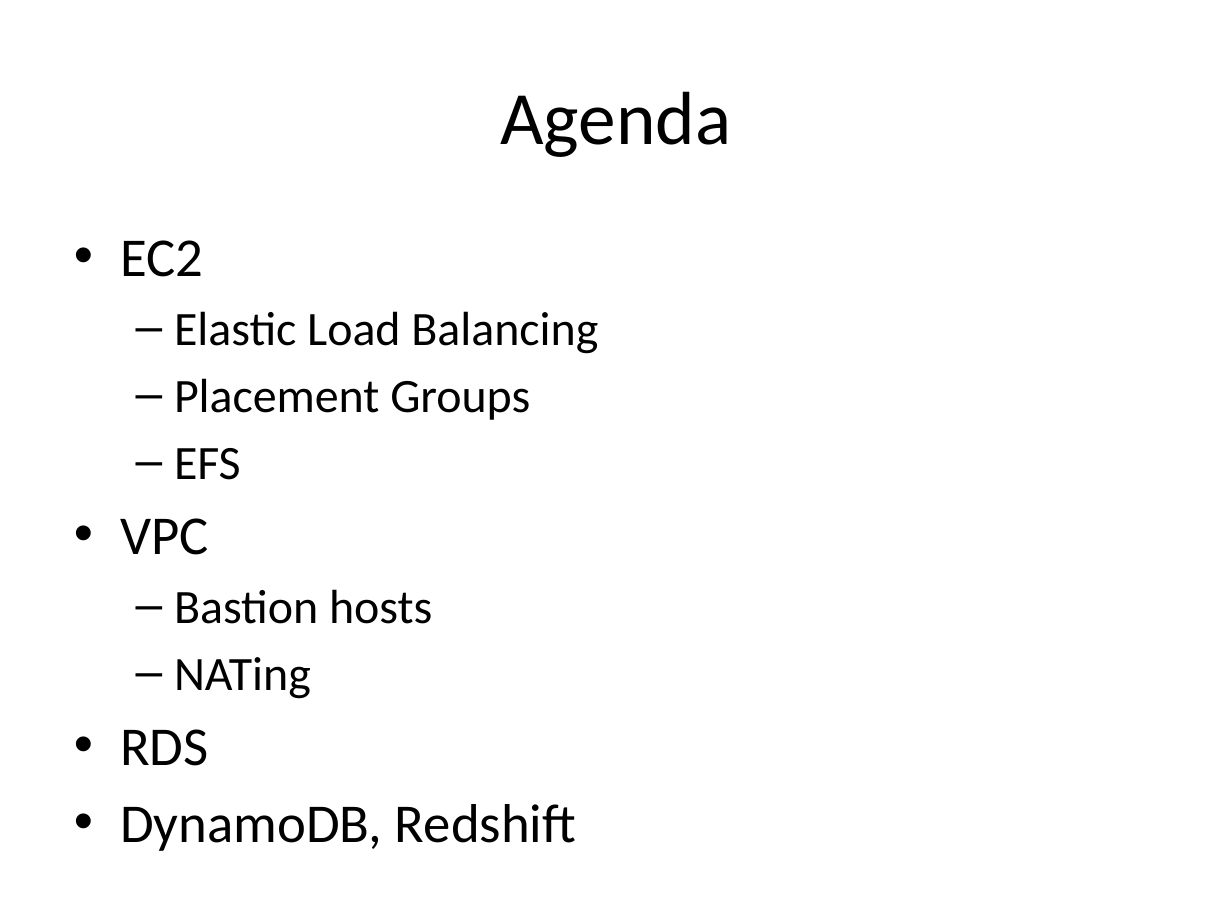
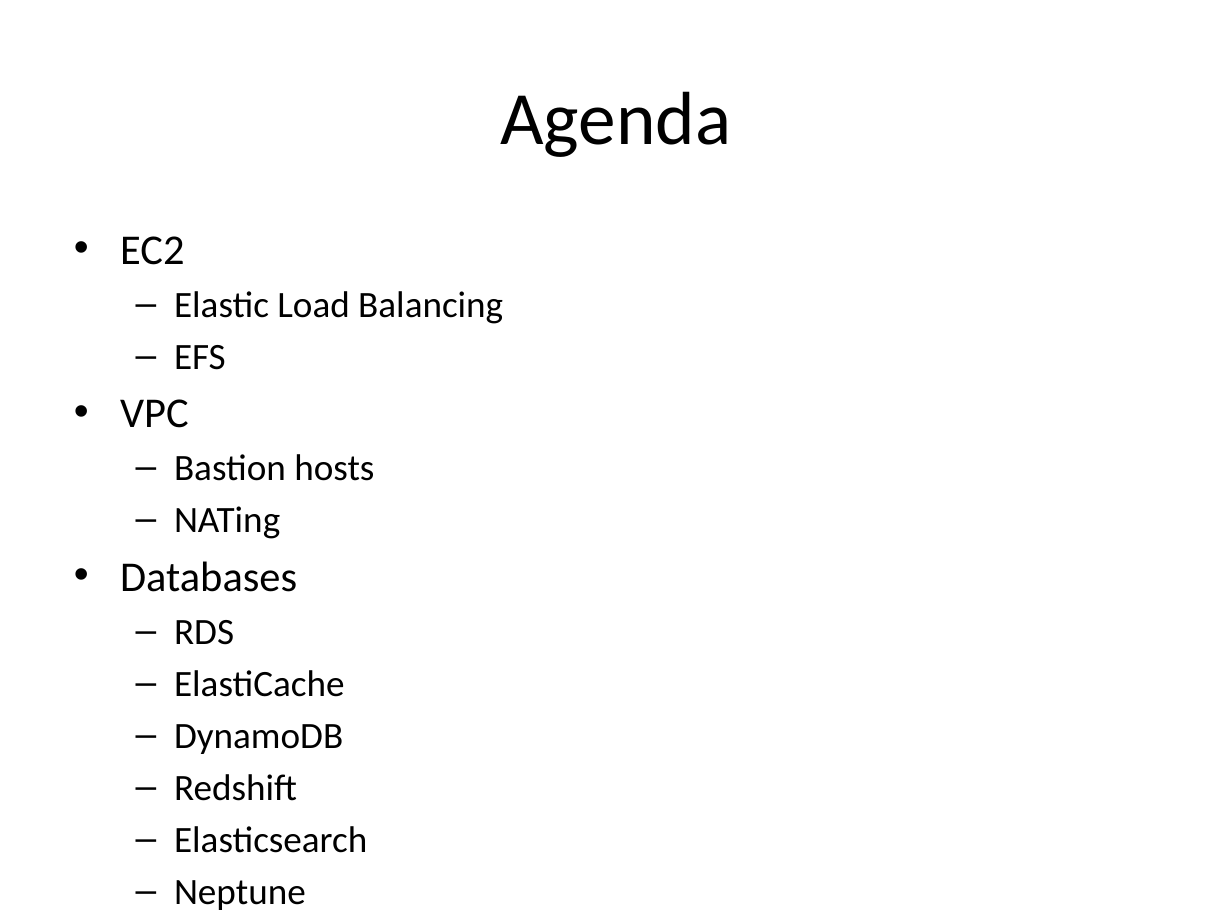
Before and after one commit to jasondbaker/infrastructure-class, a slide deck: slide 2 of lectures/infrastructure-week-4.pptx. Drawn at 1232x924 pixels with LibreOffice and Linux fonts; fonts in the diff are those of the drawing. Boxes give left, top, right and bottom in pixels: in the first picture for what was removed or moved away, otherwise in the second. Text is boxed around its words. In the diff, an @@ line names an element or a change of style, - is before the commit and + after.

```diff
--- a/lectures/infrastructure-week-4.pptx
+++ b/lectures/infrastructure-week-4.pptx
@@ text at (120, 236, 503, 645): size 32 to 24.8 pt in "EC2", "VPC"; size 28 to 21.7 pt in "Elastic Load Balancing", "EFS", "Bastion hosts", "NATing"; size 32 to 21.7 pt in "RDS"; less space between paragraphs; bullet • to –; list level 1 to 2 in "RDS" @@
@@ text at (174, 378, 530, 420): paragraph removed @@
-  – Placement Groups
@@ text at (120, 561, 297, 592): paragraph added @@
+• Databases
@@ text at (174, 670, 367, 910): text changed; size 32 to 21.7 pt @@
-• DynamoDB, Redshift
+  – ElastiCache
+  – DynamoDB
+  – Redshift
+  – Elasticsearch
+  – Neptune
```
Also in this commit, not shown: 6 other slides changed, 8 slides added, 1 slide removed.
